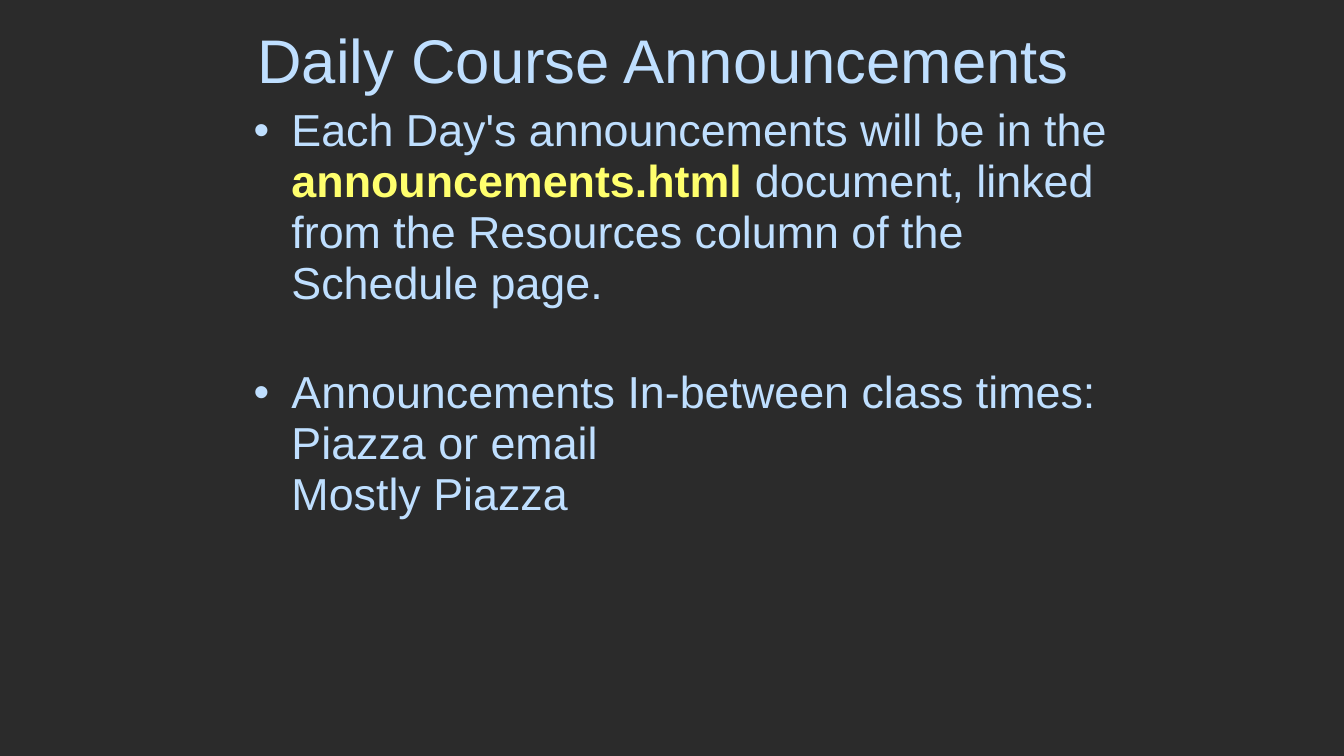
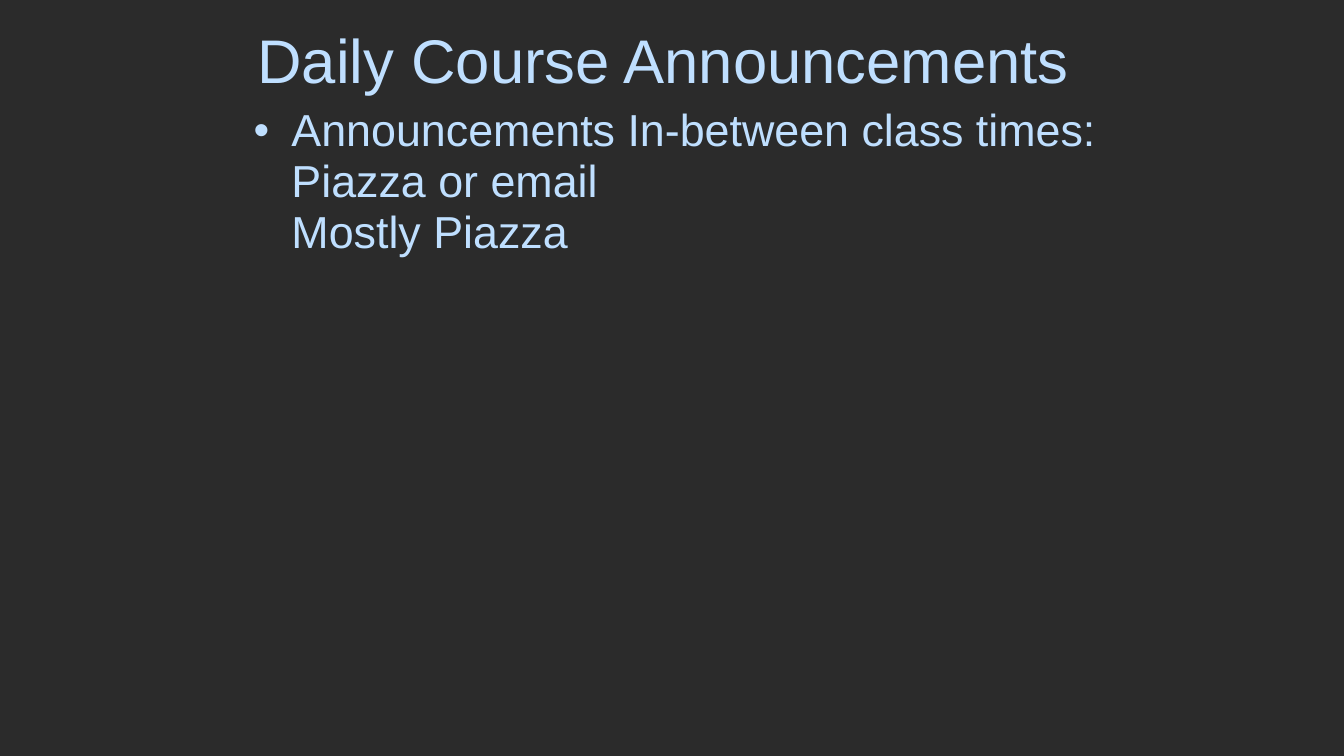
Before and after one commit to RHIT-CSSE/csse304, a slide deck: slide 5 of ClassMaterials/SchemeIntro/SchemeIntro.pptx (slide 4 before the commit). Drawn at 1344x756 pixels with LibreOffice and Linux fonts; fonts in the diff are those of the drawing; background and template pictures are left out; a plain dark background stands for a picture behind light text. Boxes give left, top, right and bottom in pixels: in the first picture for what was removed or moved away, otherwise in the second. Text is boxed around its words. In the diff, an @@ line names an element or a change of style, - is before the commit and + after.

```diff
--- a/ClassMaterials/SchemeIntro/SchemeIntro.pptx
+++ b/ClassMaterials/SchemeIntro/SchemeIntro.pptx
@@ text at <box>291,113,1106,308</box>: paragraph removed @@
-• Each Day's announcements will be in the announcements.html document, linked from the Resources column of the Schedule page.
```
Also in this commit, not shown: 5 other slides changed, 1 slide added, 3 other files.
